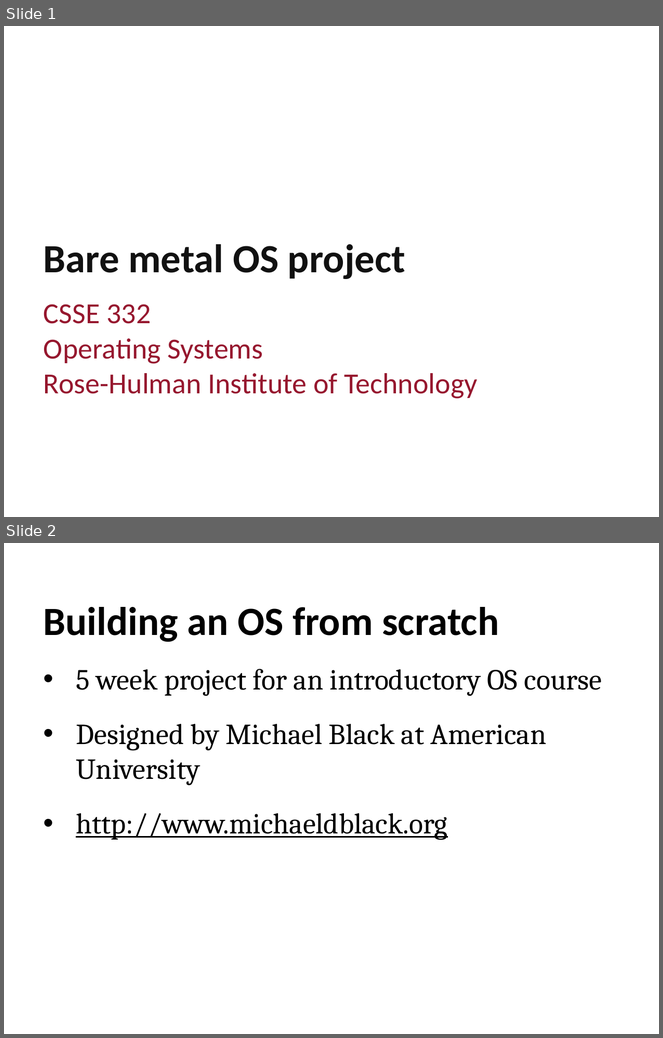
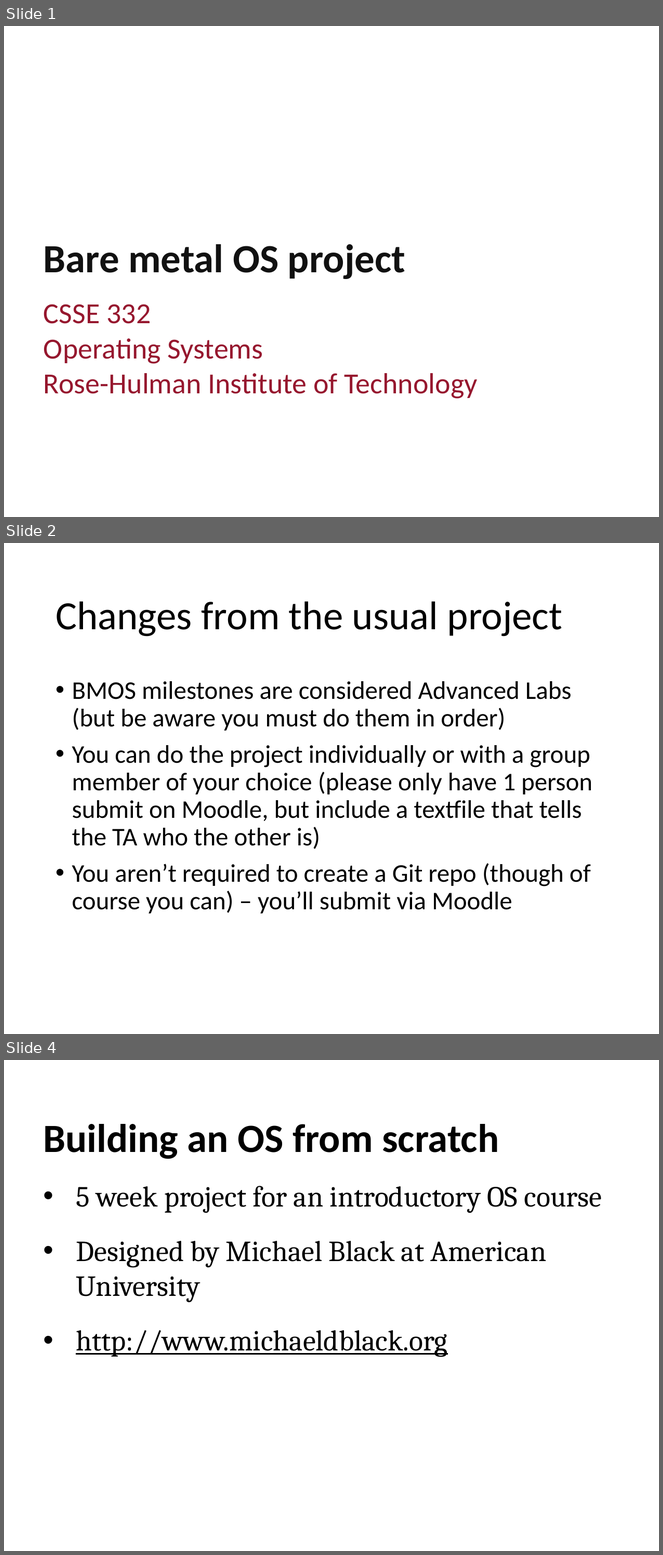
Before and after one commit to RHIT-CSSE/csse332, a slide deck: ClassMaterials/ProjectKickoff/ProjectKickoff.pptx. Shown one above the other, each under a label of ours: slides 1 and 2 before the commit, slides 1, 2 and 4 after it; the slides between them are not shown. The pictures are 663x1038 and 663x1555 pixels, drawn with LibreOffice and Linux fonts; fonts in the diff are those of the drawing. Boxes give left, top, right and bottom in pixels: in the first picture for what was removed or moved away, otherwise in the second. Text is boxed around its words. In the diff, an @@ line names an element or a change of style, - is before the commit and + after.

Commit message:
ProjectKickoff videos

```diff
--- a/ClassMaterials/ProjectKickoff/ProjectKickoff.pptx
+++ b/ClassMaterials/ProjectKickoff/ProjectKickoff.pptx
@@ slide 2 added at box(4, 543, 659, 1034), background #FFFFFF @@
@@ title added at box(55, 601, 562, 637), 44 pt, text #000000 @@
+Changes from the usual project
@@ text added at box(72, 681, 593, 914), 28 pt, text #000000 @@
+• BMOS milestones are considered Advanced Labs (but be aware you must do them in order)
+• You can do the project individually or with a group member of your choice (please only have 1 person submit on Moodle, but include a textfile that tells the TA who the other is)
+• You aren’t required to create a Git repo (though of course you can) – you’ll submit via Moodle
@@ what was slide 2 is now slide 4 @@
```
Also in this commit, not shown: 4 slides changed, 1 other slide added, 7 slides removed, 1 other file.
